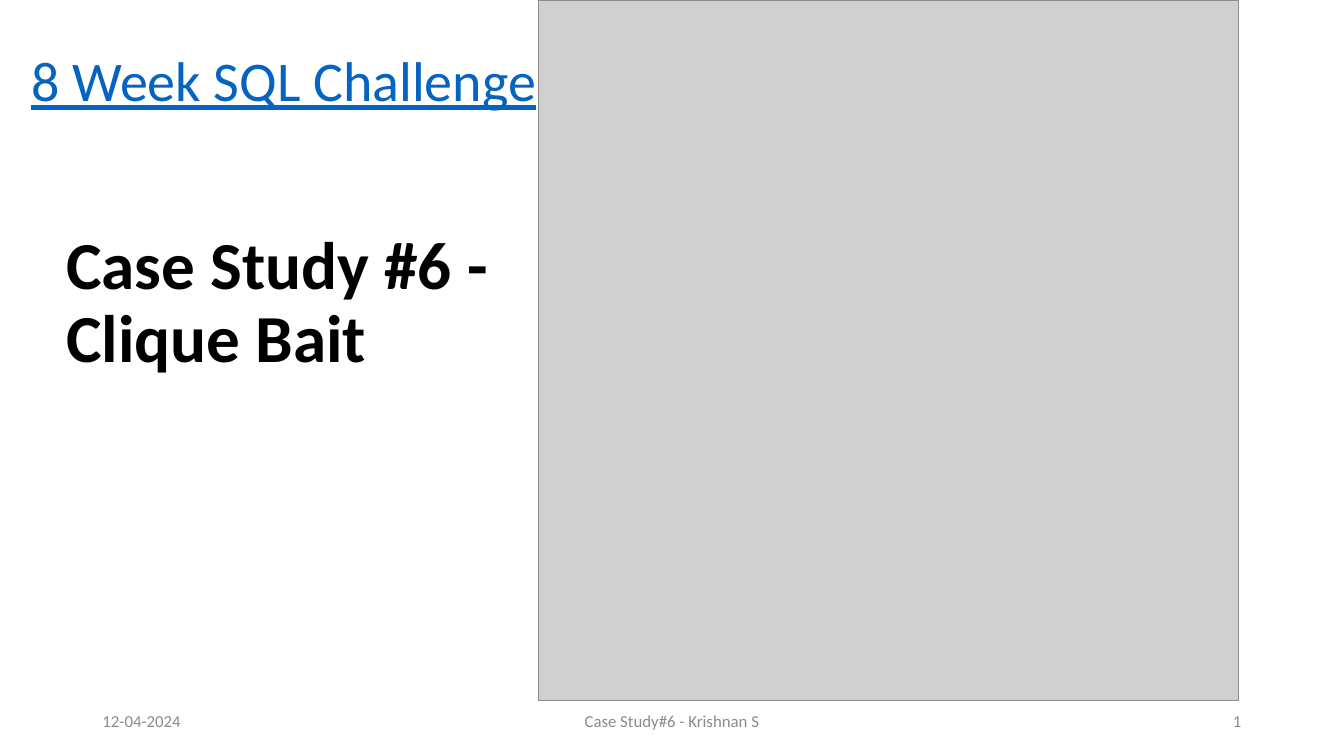
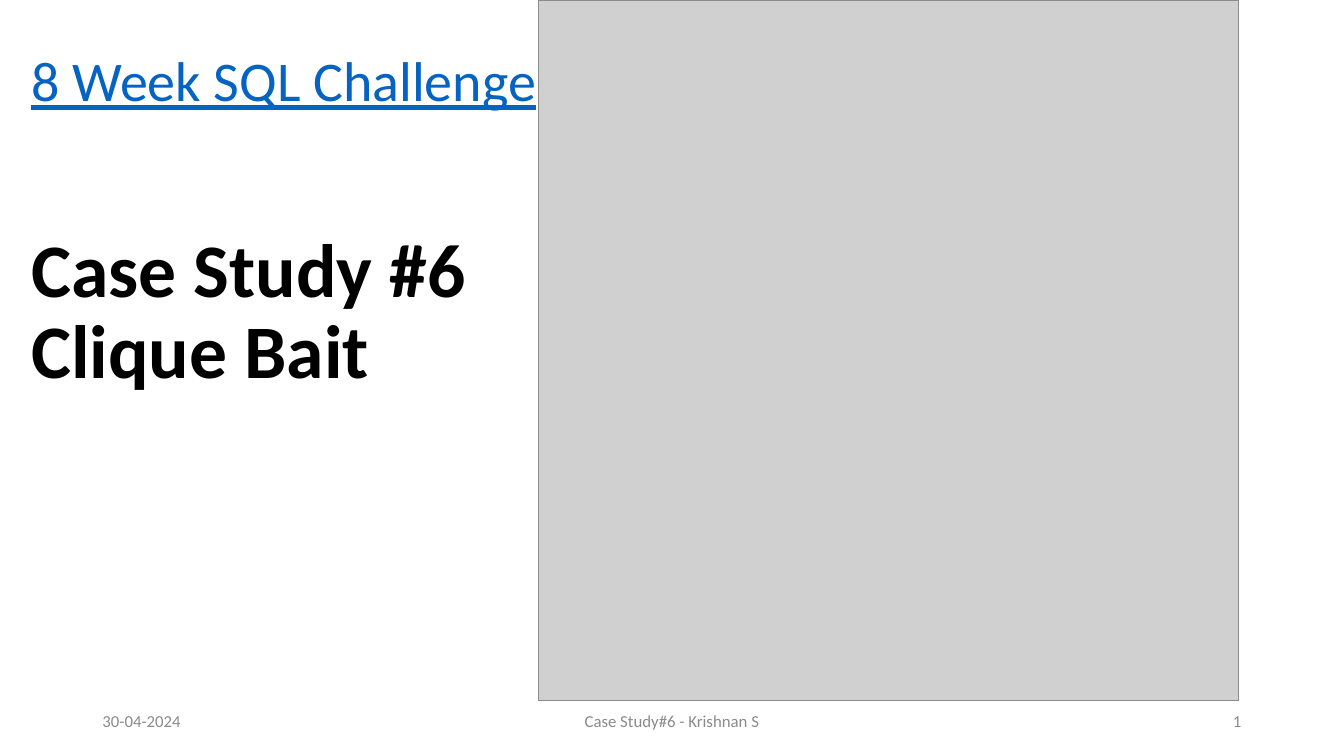
Before and after one commit to Krishnann-s/8-Week-SQL-Challenge, a slide deck: slide 1 of Case Study 6/Clique Bait.pptx. Drawn at 1344x756 pixels with LibreOffice and Linux fonts; fonts in the diff are those of the drawing; grey boxes stand for pictures. Boxes give left, top, right and bottom in pixels: in the first picture for what was removed or moved away, otherwise in the second. Text is boxed around its words. In the diff, an @@ line names an element or a change of style, - is before the commit and + after.

Commit message:
fix: changed pptx

```diff
--- a/Case Study 6/Clique Bait.pptx
+++ b/Case Study 6/Clique Bait.pptx
@@ text at [31, 244, 466, 390]: text changed; size 48 to 54 pt @@
-Case Study #6 - Clique Bait
+Case Study #6 Clique Bait
@@ text at [102, 716, 180, 727]: text changed @@
-12-04-2024
+30-04-2024
```
Also in this commit, not shown: 21 other slides changed.
